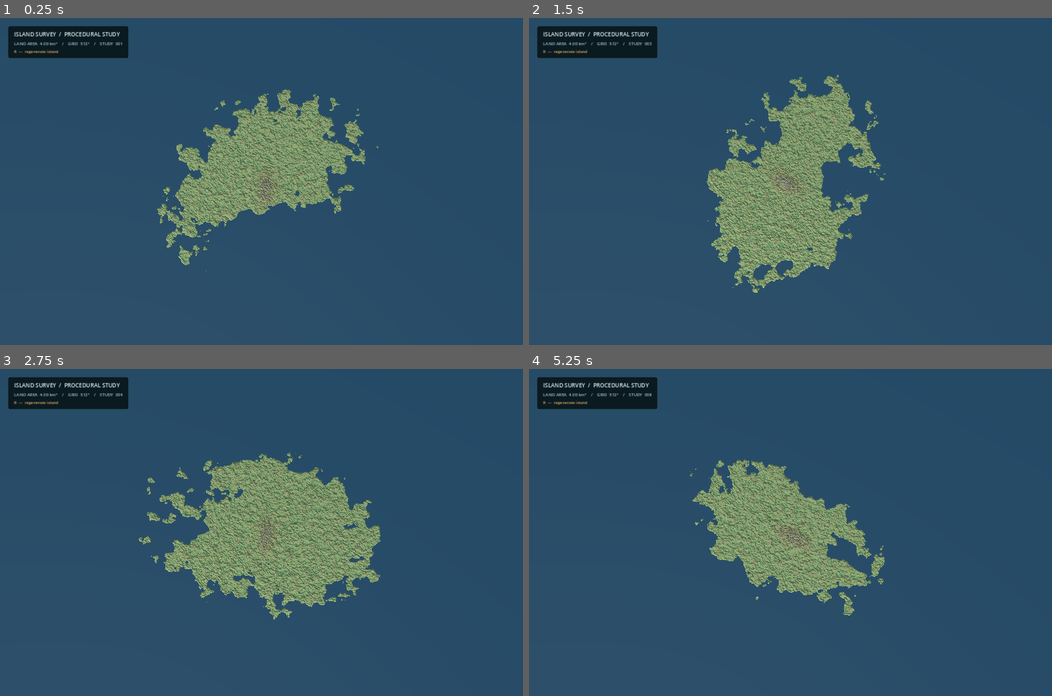
Above: before the commit, frames 1-4 (two rows, left to right).
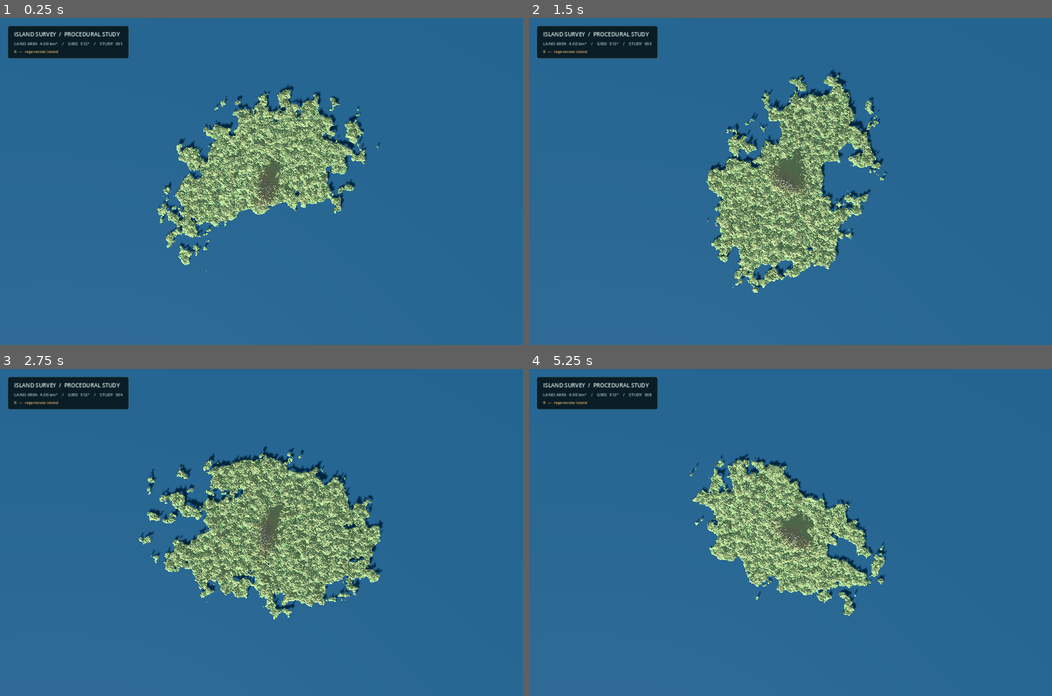
Above: after the commit, the same moments.

Repository: Temeramor/PG-Island
Game: Godot game, scene res://main.tscn
Two runs of this game, one before a commit and one after it. Both use one fixed random seed, a clock stepped at 60 frames per second and the inputs below.
Inputs:
- Up to frame 1 (0.25 s): no input
- Up to frame 2 (1.5 s): tap Enter at 0.5 s; tap R at 0.6, 1.35 s; tap Space at 1.25 s
- Up to frame 3 (2.75 s): tap Enter at 2 s; tap R at 2.1 s
- Up to frame 4 (5.25 s): tap Space at 2.75, 4.25 s; tap R every 0.75 s from 2.85 to 5.1 s; tap Enter at 3.5 s

The runs differ from the first frame. In frame 1, 94% of the frame differs, in the area x 0-100%, y 0-100%; in frame 2, 93%; in frame 3, 92%; in frame 4, 94%.

Commit message:
Enable terrain shadows for top-down relief

Diff:
--- a/scripts/island_generator.gd
+++ b/scripts/island_generator.gd
@@ -49,6 +49,7 @@
 	var sun := DirectionalLight3D.new()
 	sun.rotation_degrees = Vector3(-55.0, -25.0, 0.0)
 	sun.light_energy = 1.15
+	sun.shadow_enabled = true
 	add_child(sun)
 
 func _create_camera() -> void:
